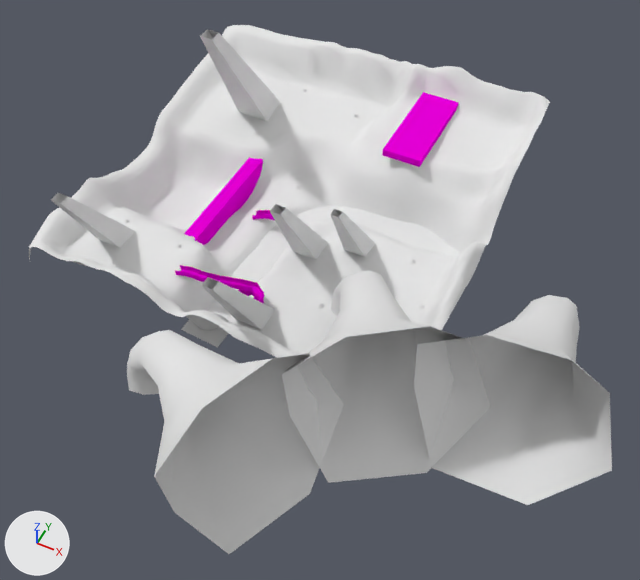
An edit to the Blender file Design/Level/Forest.blend, drawn before and after from the same camera.
Camera for both pictures: a 50 mm lens placed at (82.7, -153.9, 166.3), pointed at (21.3, -31.1, 12.8). Lighting does not change. The marker at lower left points along +X, +Y and +Z. Objects named as collision shapes, trigger or cutter boxes, shadow casters or lower levels of detail are left out.

Names of what the first picture shows: 'Bridge.001', 'Godray', 'Godray.001', 'Godray.002', 'Godray.003', 'Godray.004', 'Ground', 'PlantGround.002', 'PlantGround.005', 'PlantGround.006', 'PlantGround.007', 'PlantGround.008', 'PlantGround.013', 'PlantGround.014', 'Root', 'Root.001', 'Root.002', 'Water', 'finish', 'tutorial1'.
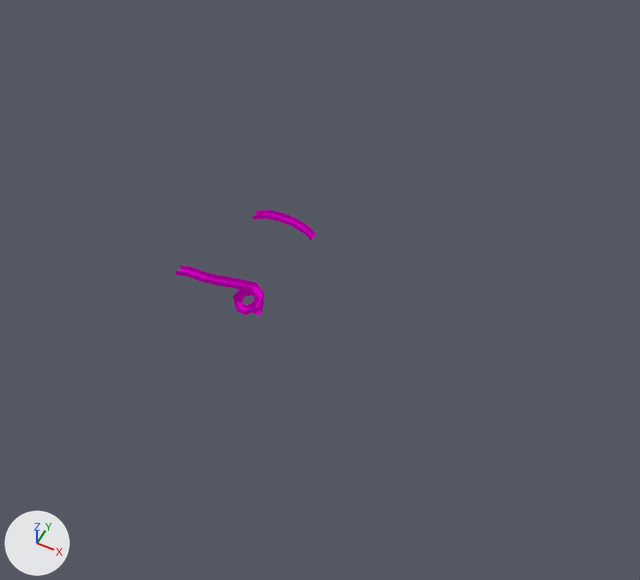
Where the newer file only moved an object's origin or applied its transform, the numbers keep the older frame.

Pixel boxes [x1, y1, x2, y2] of what changed, in the pictures (640 x 580 px):
'Ground', hidden: before [29, 25, 550, 358]
'Root.001', hidden: before [127, 330, 344, 554]
'Root.002', hidden: before [414, 295, 612, 505]
'Root', hidden: before [282, 271, 491, 483]
'Water', hidden: before [181, 205, 459, 347]
'finish', hidden (pink): before [382, 92, 459, 167]
'Godray.002', hidden: before [200, 29, 280, 121]
'tutorial1', hidden (pink): before [184, 158, 263, 245]
'Godray.004', hidden: before [51, 193, 136, 248]
'Godray.003', hidden: before [201, 277, 275, 330]
'Godray.001', hidden: before [270, 204, 328, 259]
'Godray', hidden: before [330, 209, 375, 257]
'PlantGround.008', hidden: before [317, 302, 325, 308]
'PlantGround.005', hidden: before [410, 258, 417, 264]
'PlantGround.014', hidden: before [418, 304, 425, 310]
'PlantGround.013', hidden: before [110, 260, 116, 266]
'PlantGround.007', hidden: before [294, 185, 301, 190]
'PlantGround.012', hidden: before [176, 244, 183, 248]
'PlantGround.010', hidden: before [252, 131, 259, 136]
'PlantGround.003', hidden: before [354, 113, 359, 118]
'PlantGround.002', hidden: before [123, 219, 131, 223]
'PlantGround.011', hidden: before [302, 88, 308, 92]

Diff of the bpy script that builds the scene:
```diff
--- a/Design/Level/Forest.blend.py
+++ b/Design/Level/Forest.blend.py
@@ ob_ground @@
 ob_ground.scale = (50.0, 50.0, 50.0)
+ob_ground.hide_set(True)  # its collection is switched off
@@ ob_godray_002 @@
 ob_godray_002.scale = (1.7, 1.7, 1.7)
+ob_godray_002.hide_set(True)  # its collection is switched off
@@ ob_godray_004 @@
 ob_godray_004.scale = (1.35, 1.35, 1.35)
+ob_godray_004.hide_set(True)  # its collection is switched off
@@ ob_godray_003 @@
 ob_godray_003.scale = (1.35, 1.35, 1.35)
+ob_godray_003.hide_set(True)  # its collection is switched off
@@ ob_godray_001 @@
 ob_godray_001.scale = (1.35, 1.35, 1.35)
+ob_godray_001.hide_set(True)  # its collection is switched off
@@ ob_godray @@
 ob_godray.scale = (1.07, 1.07, 1.07)
+ob_godray.hide_set(True)  # its collection is switched off
@@ ob_root_002 @@
 ob_root_002.rotation_euler = (0.0, 0.0, -0.126)  # degrees (0, 0, -7.2)
+ob_root_002.hide_set(True)  # its collection is switched off
@@ ob_root_001 @@
 ob_root_001.rotation_euler = (0.0, 0.0, 0.993)  # degrees (0, 0, 57)
+ob_root_001.hide_set(True)  # its collection is switched off
@@ ob_root @@
 ob_root.rotation_euler = (0.0, 0.0, 0.415)  # degrees (0, 0, 24)
+ob_root.hide_set(True)  # its collection is switched off
@@ ob_water @@
 ob_water.location = (-2.0, -3.6, -1.6)
+ob_water.hide_set(True)  # its collection is switched off
@@ ob_plantground_014 @@
 ob_plantground_014.instance_collection = col_plantground
+ob_plantground_014.hide_set(True)  # its collection is switched off
@@ ob_plantground_013 @@
 ob_plantground_013.instance_collection = col_plantground
+ob_plantground_013.hide_set(True)  # its collection is switched off
@@ ob_plantground_012 @@
 ob_plantground_012.instance_collection = col_plantground
+ob_plantground_012.hide_set(True)  # its collection is switched off
@@ ob_plantground_011 @@
 ob_plantground_011.instance_collection = col_plantground
+ob_plantground_011.hide_set(True)  # its collection is switched off
@@ ob_plantground_010 @@
 ob_plantground_010.instance_collection = col_plantground
+ob_plantground_010.hide_set(True)  # its collection is switched off
@@ ob_plantground_008 @@
 ob_plantground_008.instance_collection = col_plantground
+ob_plantground_008.hide_set(True)  # its collection is switched off
@@ ob_plantground_007 @@
 ob_plantground_007.instance_collection = col_plantground
+ob_plantground_007.hide_set(True)  # its collection is switched off
@@ ob_plantground_006 @@
 ob_plantground_006.instance_collection = col_plantground
+ob_plantground_006.hide_set(True)  # its collection is switched off
@@ ob_plantground_005 @@
 ob_plantground_005.instance_collection = col_plantground
+ob_plantground_005.hide_set(True)  # its collection is switched off
@@ ob_plantground_003 @@
 ob_plantground_003.instance_collection = col_plantground
+ob_plantground_003.hide_set(True)  # its collection is switched off
@@ ob_plantground_002 @@
 ob_plantground_002.instance_collection = col_plantground
+ob_plantground_002.hide_set(True)  # its collection is switched off
@@ ob_plantground @@
 ob_plantground.instance_collection = col_plantground
+ob_plantground.hide_set(True)  # its collection is switched off
@@ ob_finish @@
 ob_finish.location = (21.0, 33.0, 15.9)
+ob_finish.hide_set(True)  # its collection is switched off
@@ ob_tutorial1 @@
 ob_tutorial1.location = (-19.7, -2.7, -2.7)
+ob_tutorial1.hide_set(True)  # its collection is switched off
```
